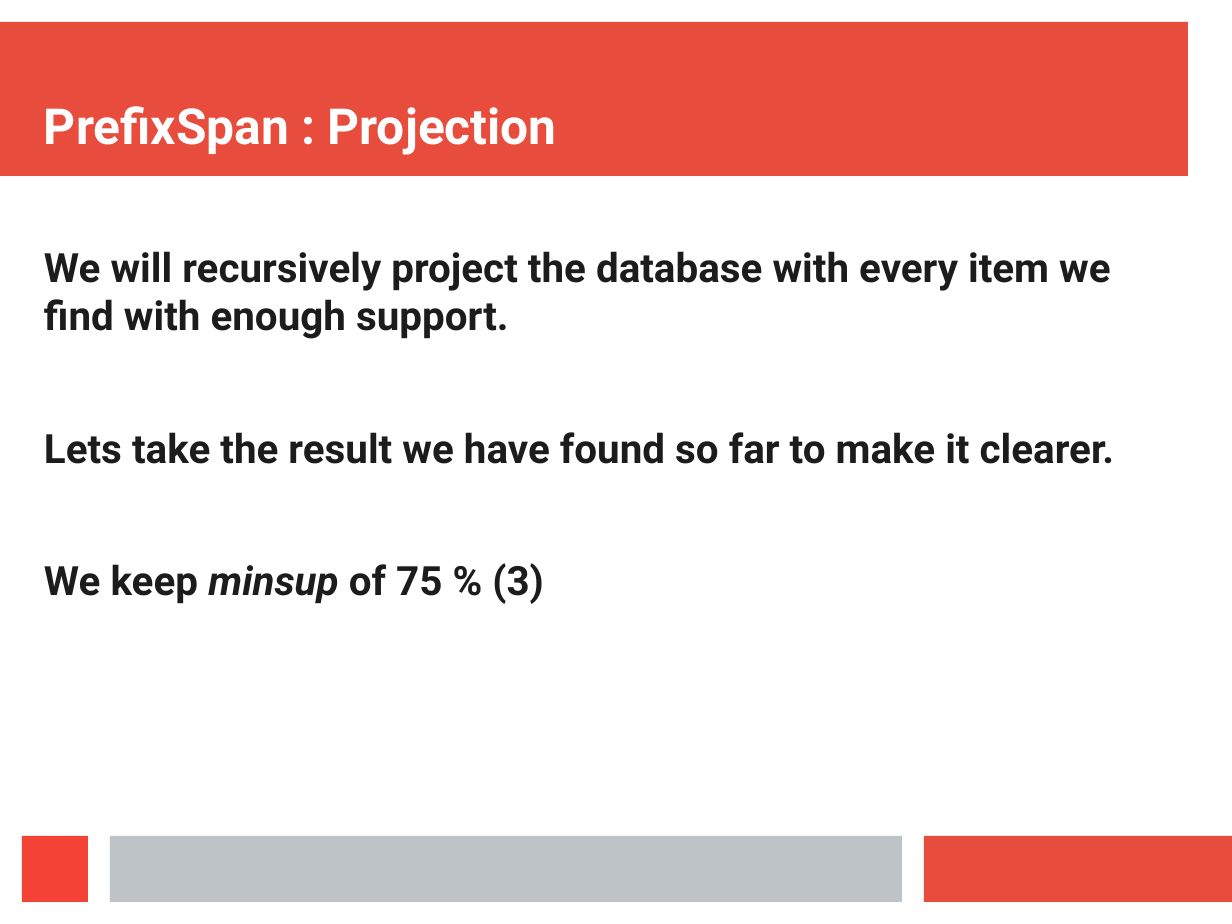
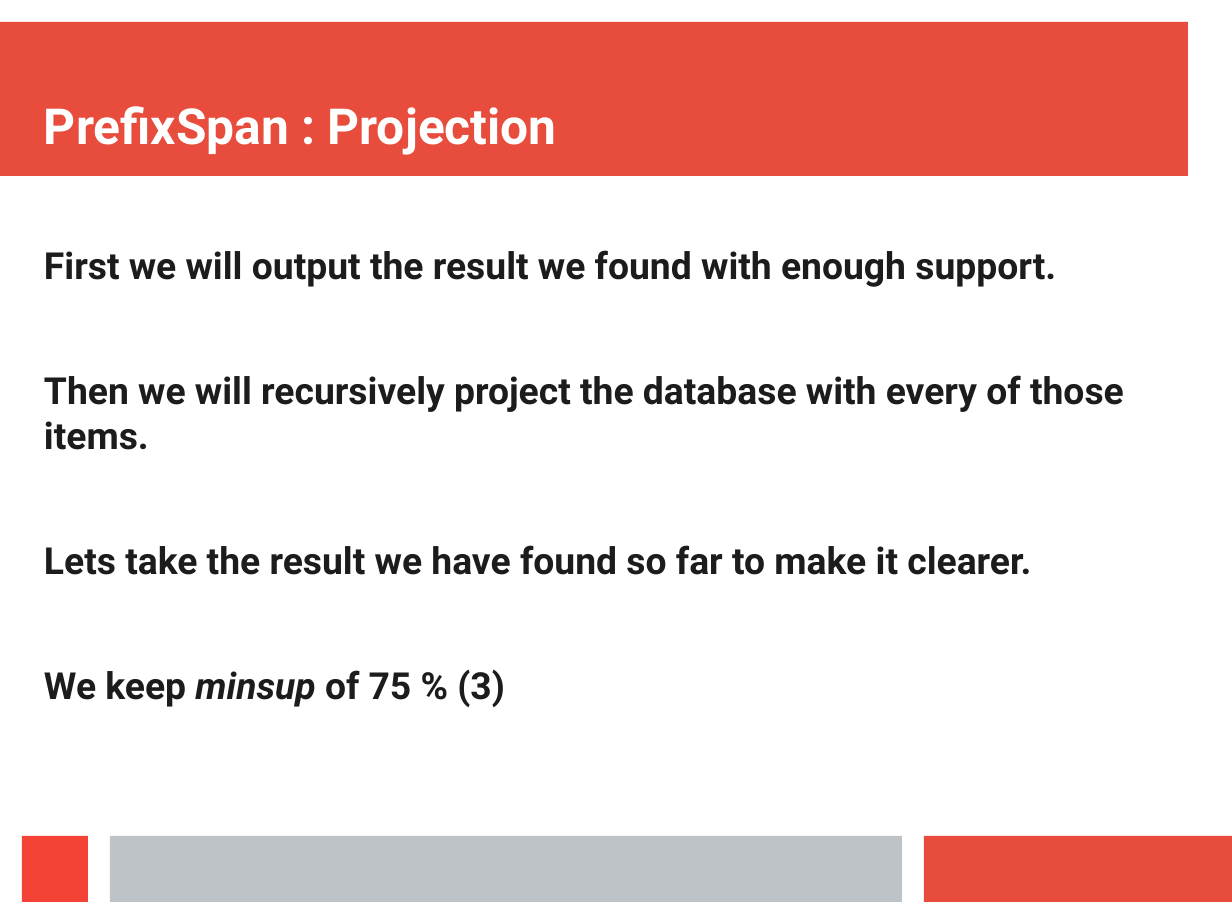
Before and after one commit to Symeon94/iaseminar, a slide deck: slide 31 of presentation/Presentation.odp. Drawn at 1232x924 pixels with LibreOffice and Linux fonts; fonts in the diff are those of the drawing. Boxes give left, top, right and bottom in pixels: in the first picture for what was removed or moved away, otherwise in the second. Text is boxed around its words. In the diff, an @@ line names an element or a change of style, - is before the commit and + after.

Commit message:
Mod

```diff
--- a/presentation/Presentation.odp
+++ b/presentation/Presentation.odp
@@ text at (44, 250, 1124, 450): text changed; size 26 to 24.1 pt @@
-We will recursively project the database with every item we find with enough support.
+First we will output the result we found with enough support.
+Then we will recursively project the database with every of those items.
@@ text at (44, 545, 1031, 707): size 26 to 24.1 pt in "Lets take the result we have found ...", "We keep minsup of 75 % (3)" @@
```
Also in this commit, not shown: 26 other slides changed, 1 slide added.
